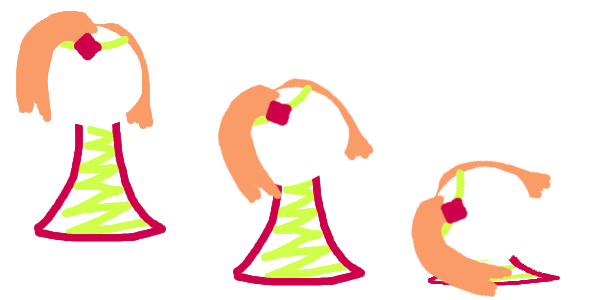
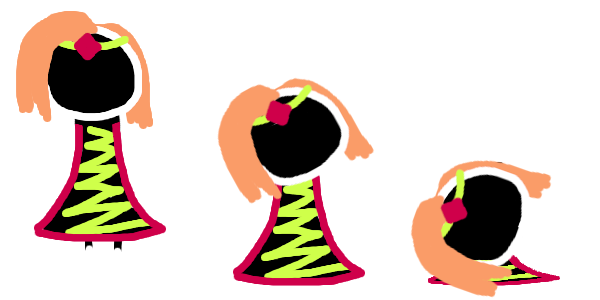
Comparing the layer stacks of the two 600px x 300px images. Changes:
hid "Layer #5" over [284, 245, 321, 278]
added layer "Layer" above "Layer #7" over [43, 33, 544, 282]
